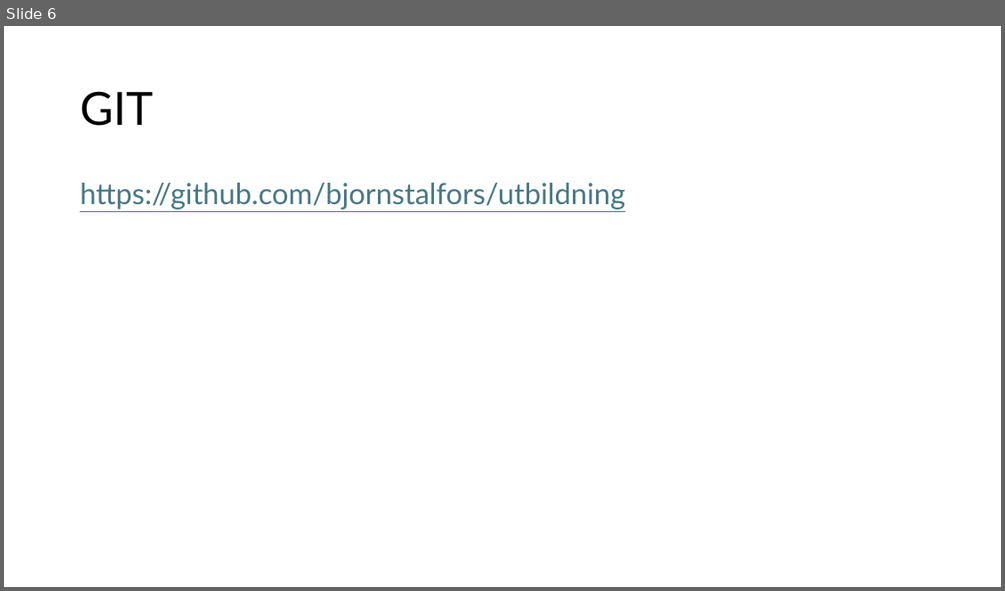
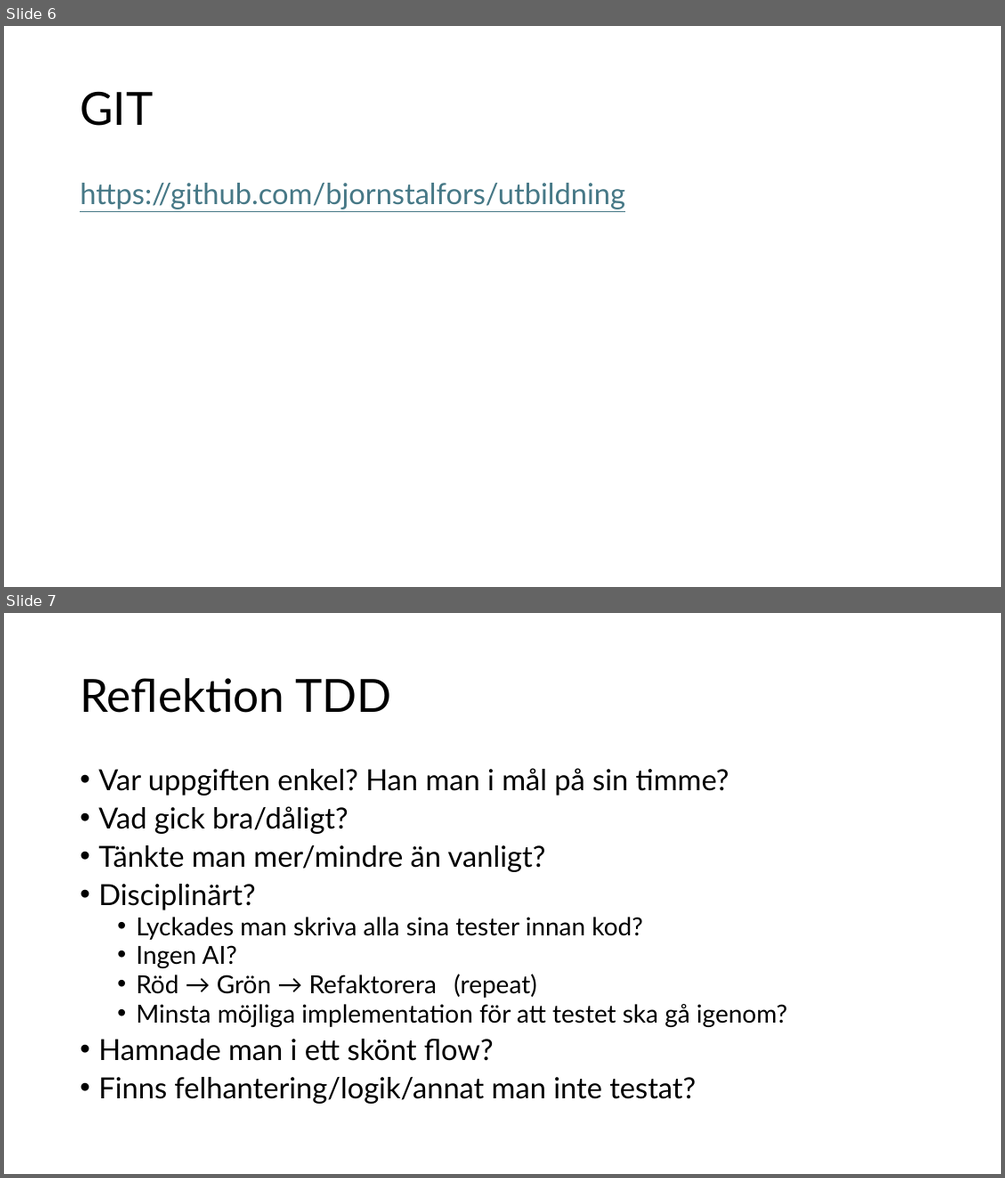
Before and after one commit to bjornstalfors/utbildning, a slide deck: Testning.pptx. Shown one above the other, each under a label of ours: slide 6 before the commit, slides 6 and 7 after it. The pictures are 1005x591 and 1005x1178 pixels, drawn with LibreOffice and Linux fonts; fonts in the diff are those of the drawing. Boxes give left, top, right and bottom in pixels: in the first picture for what was removed or moved away, otherwise in the second. Text is boxed around its words. In the diff, an @@ line names an element or a change of style, - is before the commit and + after.

```diff
--- a/Testning.pptx
+++ b/Testning.pptx
@@ slide 7 added at (x1=4, y1=613, x2=1001, y2=1174), background #FFFFFF @@
@@ title added at (x1=80, y1=678, x2=391, y2=713), 44 pt, text #000000 @@
+Reflektion TDD
@@ text added at (x1=98, y1=768, x2=787, y2=1103), 28 pt, text #000000 @@
+• Var uppgiften enkel? Han man i mål på sin timme?
+• Vad gick bra/dåligt?
+• Tänkte man mer/mindre än vanligt?
+• Disciplinärt?
+  • Lyckades man skriva alla sina tester innan kod?
+  • Ingen AI?
+  • Röd → Grön → Refaktorera (repeat)
+  • Minsta möjliga implementation för att testet ska gå igenom?
+• Hamnade man i ett skönt flow?
+• Finns felhantering/logik/annat man inte testat?
```
Also in this commit, not shown: 4 other slides added, 4 other files.
